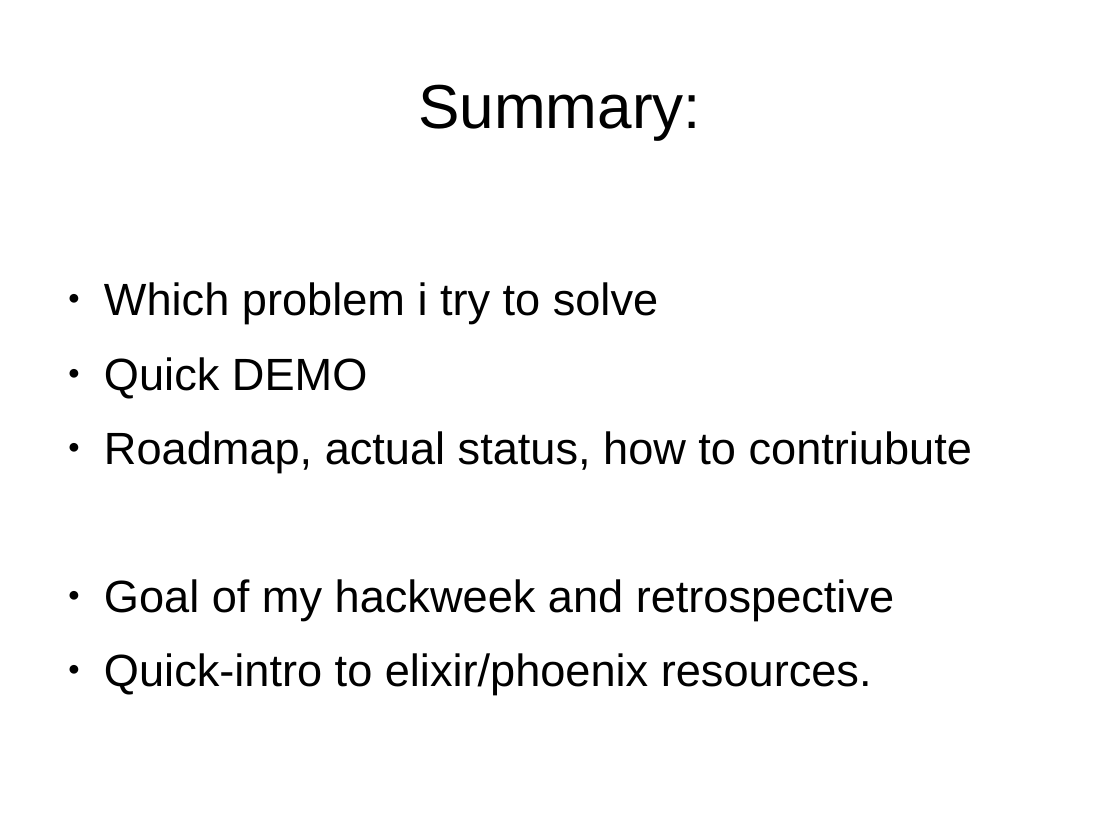
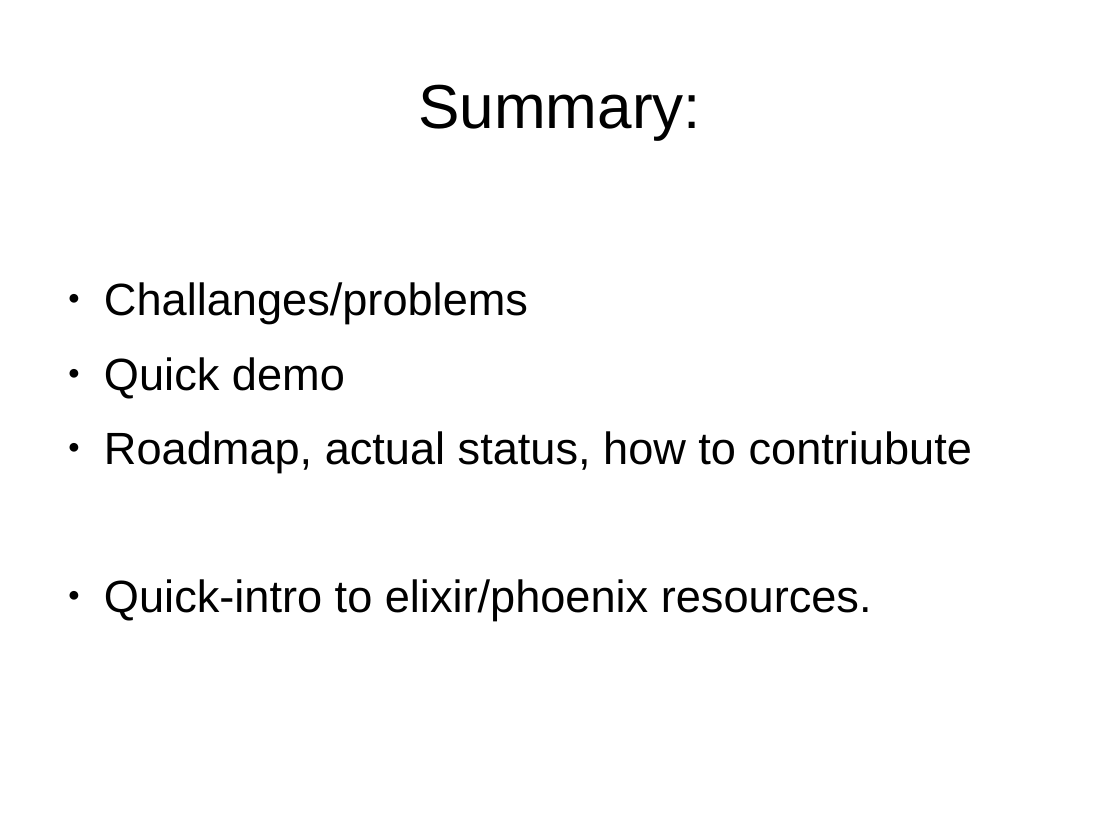
Before and after one commit to MalloZup/presentations, a slide deck: slide 2 of 2018/hackweek/elixir.odp. Drawn at 1120x840 pixels with LibreOffice and Linux fonts; fonts in the diff are those of the drawing. Boxes give left, top, right and bottom in pixels: in the first picture for what was removed or moved away, otherwise in the second. Text is boxed around its words. In the diff, an @@ line names an element or a change of style, - is before the commit and + after.

```diff
--- a/2018/hackweek/elixir.odp
+++ b/2018/hackweek/elixir.odp
@@ text at (104,282,528,398): text changed @@
-● Which problem i try to solve
-● Quick DEMO
+● Challanges/problems
+● Quick demo
@@ text at (104,579,894,621): paragraph removed @@
-● Goal of my hackweek and retrospective
```
Also in this commit, not shown: 4 other slides changed, 1 slide removed, 1 other file.
